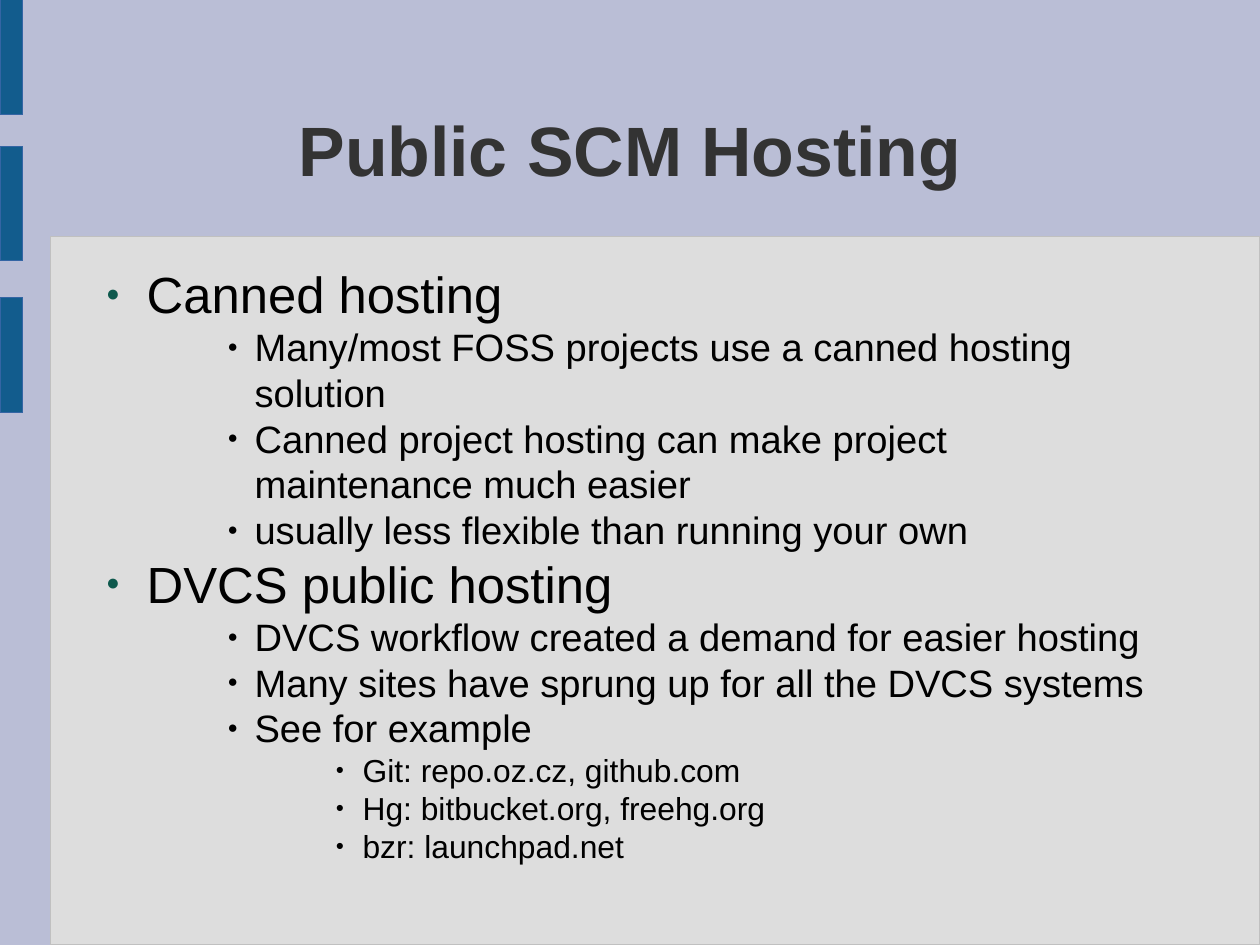
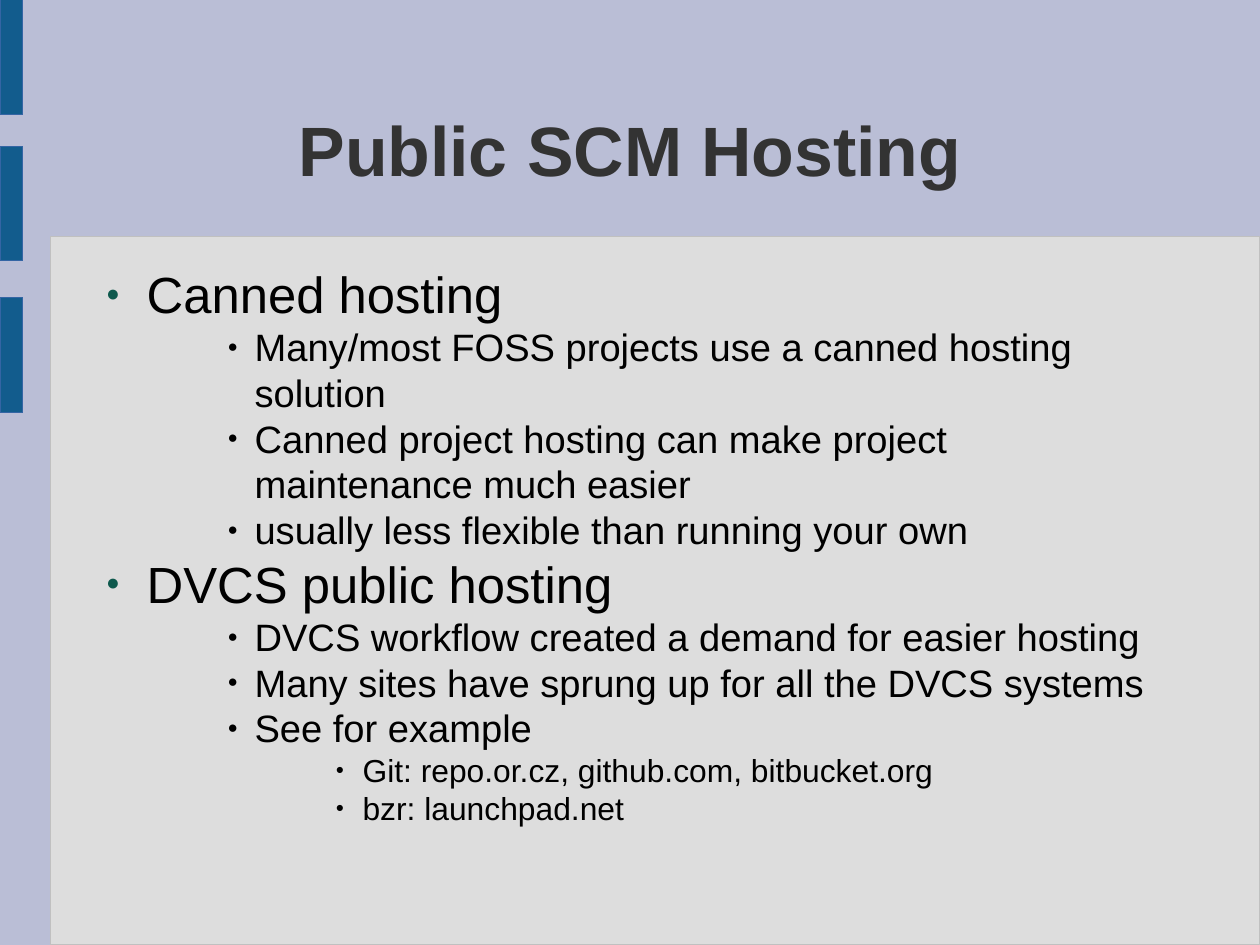
Before and after one commit to tridge/COMP8440, a slide deck: slide 13 of lectures/source_code_management.odp. Drawn at 1260x945 pixels with LibreOffice and Linux fonts; fonts in the diff are those of the drawing. Boxes give left, top, right and bottom in pixels: in the first picture for what was removed or moved away, otherwise in the second. Text is boxed around its words. In the diff, an @@ line names an element or a change of style, - is before the commit and + after.

```diff
--- a/lectures/source_code_management.odp
+++ b/lectures/source_code_management.odp
@@ text at [363,759,933,787]: text changed @@
-        ● Git: repo.oz.cz, github.com
-        ● Hg: bitbucket.org, freehg.org
+        ● Git: repo.or.cz, github.com, bitbucket.org
```
Also in this commit, not shown: 1 other slide changed, 3 other files.
